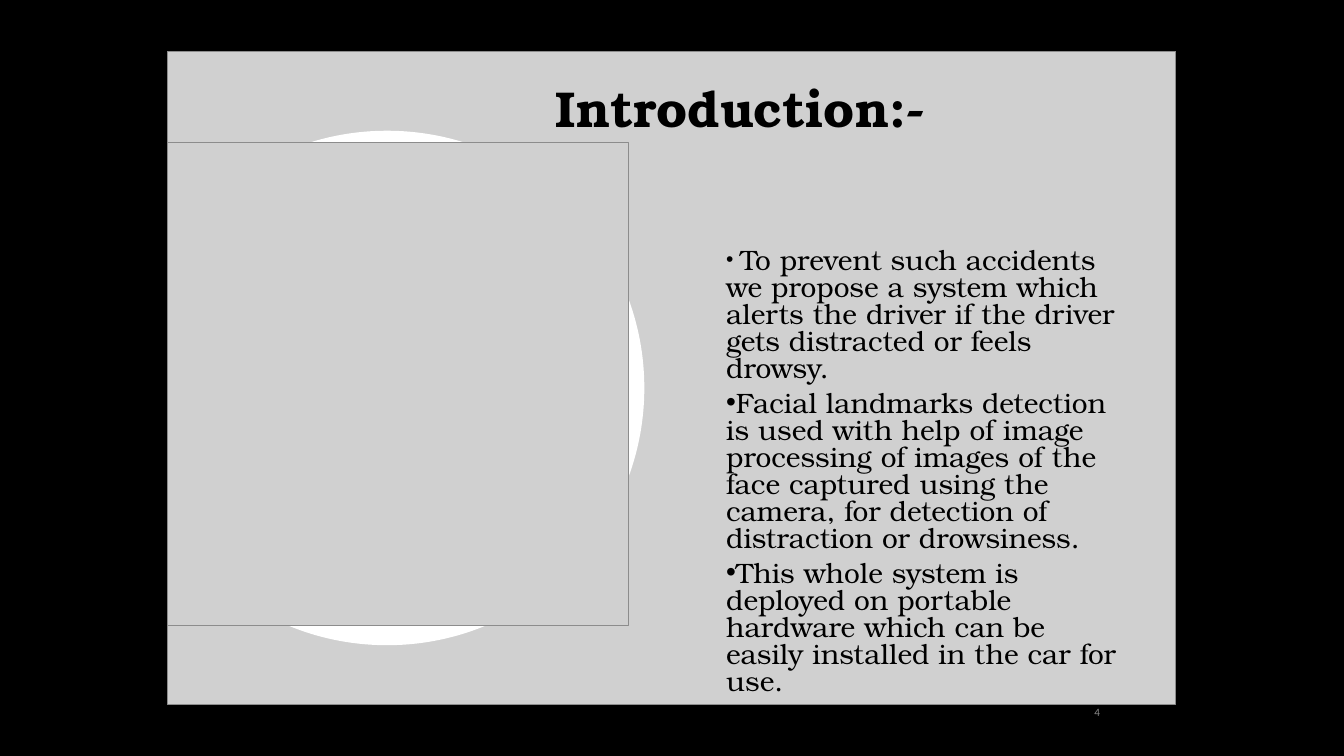
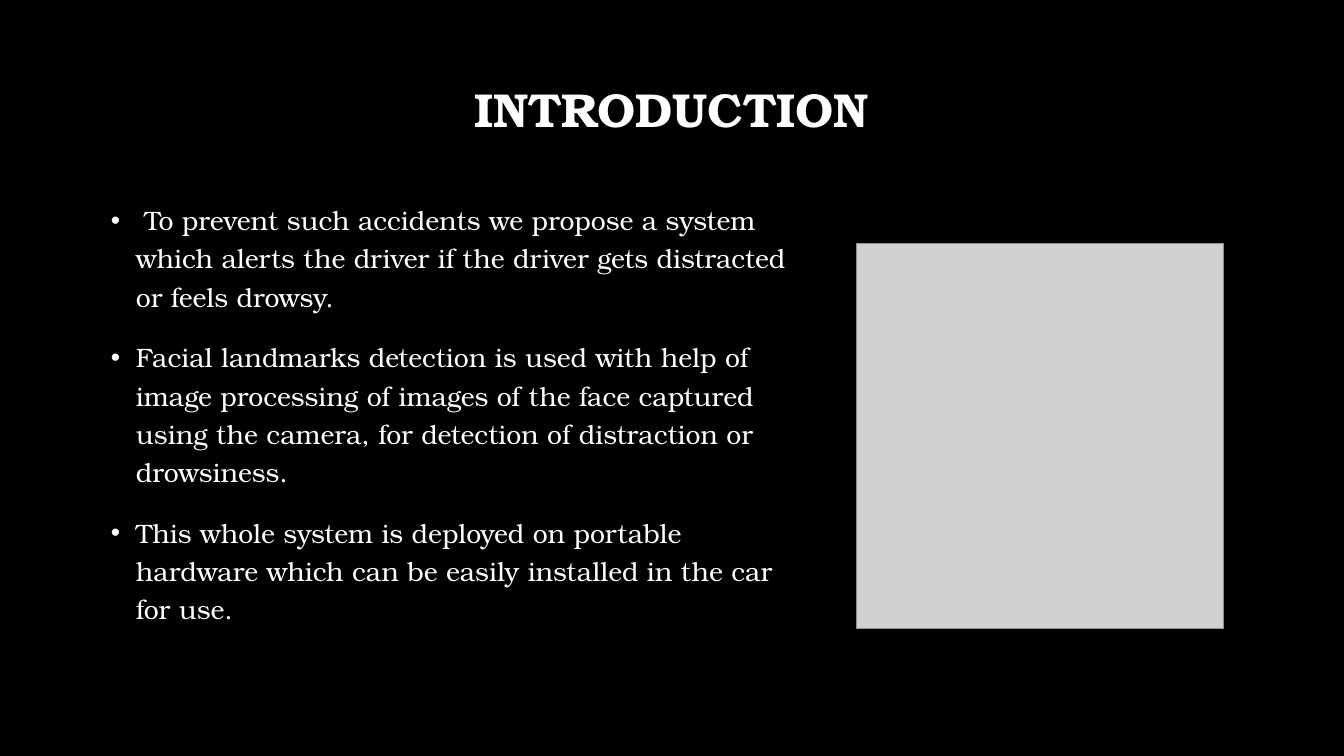
Before and after one commit to MRDGH2821/Drowsiness-Detector, a slide deck: slide 4 of Drowsiness Detector.pptx. Drawn at 1344x756 pixels with LibreOffice and Linux fonts; fonts in the diff are those of the drawing; grey boxes stand for pictures; background and template pictures are left out. Boxes give left, top, right and bottom in pixels: in the first picture for what was removed or moved away, otherwise in the second. Text is boxed around its words. In the diff, an @@ line names an element or a change of style, - is before the commit and + after.

```diff
--- a/Drowsiness Detector.pptx
+++ b/Drowsiness Detector.pptx
@@ rectangle removed at <box>168,51,704,705</box> @@
@@ picture removed at <box>168,51,1177,705</box> @@
@@ title at <box>474,94,869,128</box>: text changed; size 36 to 34 pt; text colour #000000 to #FFFFFF @@
-Introduction:-
+INTRODUCTION
@@ freeform shape removed at <box>168,131,645,645</box> @@
@@ text "To prevent such accidents we ...": place and size @@
-text "To prevent such accidents we ..." at <box>726,250,1116,692</box>
+text "To prevent such accidents we ..." at <box>136,211,786,620</box>
@@ text "To prevent such accidents we ..." at <box>136,211,786,620</box>: size 20 to 19 pt, text colour #000000 to #FFFFFF; indent changed; line spacing 0.8 to 1.2; more space between paragraphs @@
@@ picture: place and size @@
-picture at <box>168,143,629,625</box>
+picture at <box>856,244,1224,629</box>
@@ page number removed at <box>1094,709,1100,716</box> @@
-4
```
Also in this commit, not shown: 12 other slides changed, 1 slide added.
